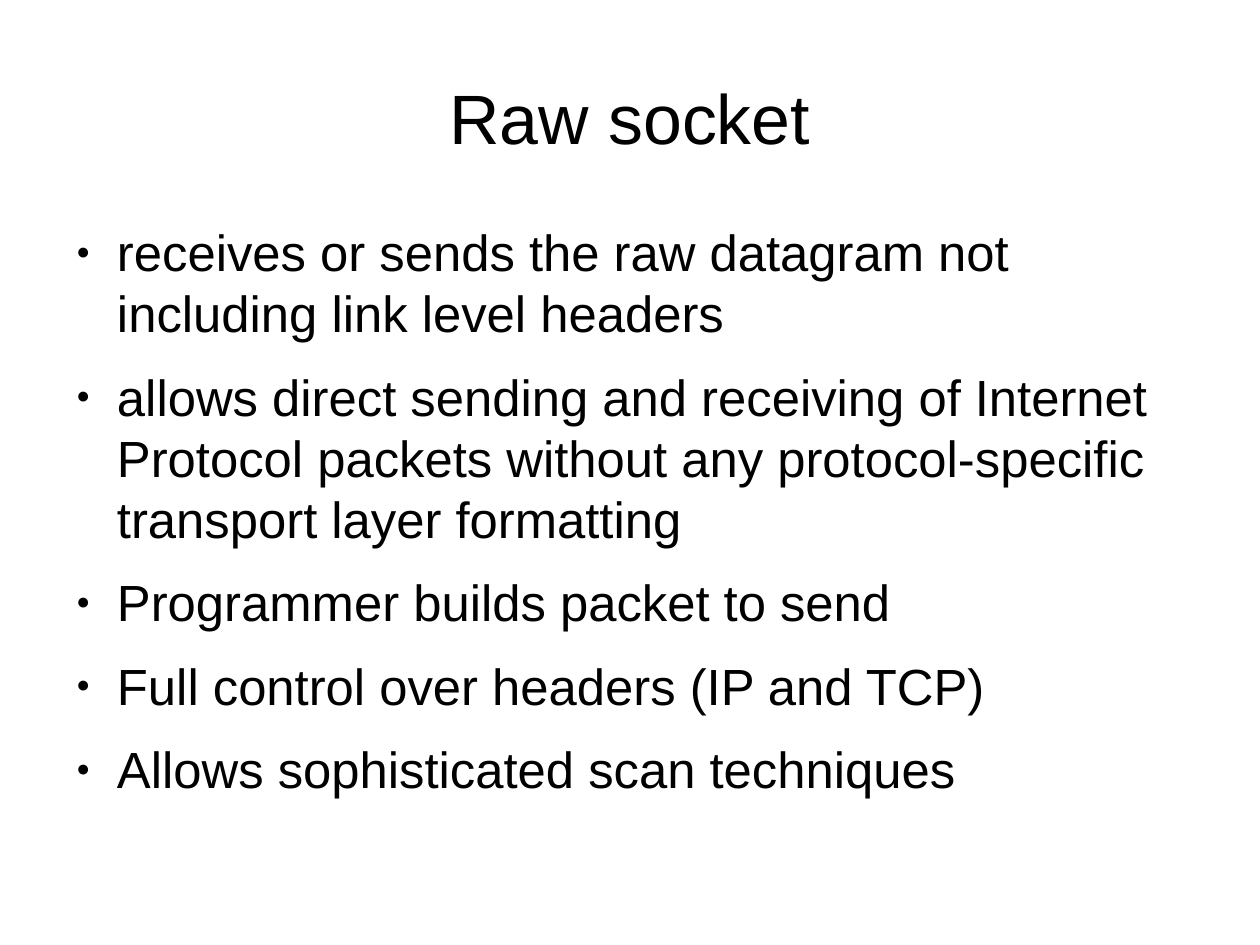
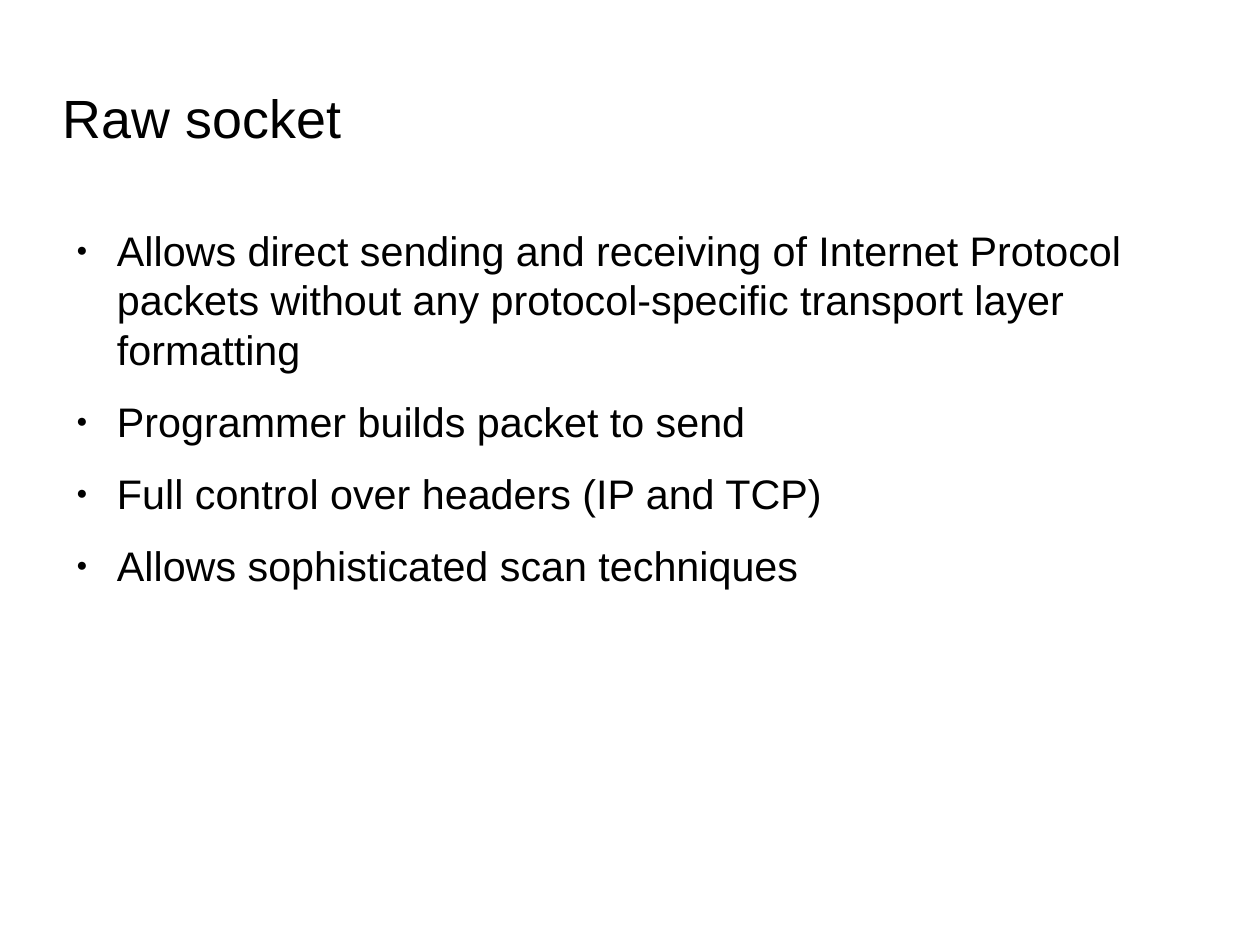
Before and after one commit to herrBez/PortScanner, a slide deck: slide 11 of slides/Untitled 1.odp (slide 10 before the commit). Drawn at 1260x945 pixels with LibreOffice and Linux fonts; fonts in the diff are those of the drawing; background and template pictures are left out. Boxes give left, top, right and bottom in pixels: in the first picture for what was removed or moved away, otherwise in the second. Text is boxed around its words. In the diff, an @@ line names an element or a change of style, - is before the commit and + after.

```diff
--- a/slides/Untitled 1.odp
+++ b/slides/Untitled 1.odp
@@ title "Raw socket": place and size @@
-title "Raw socket" at [449, 93, 810, 145]
+title "Raw socket" at [63, 99, 342, 139]
@@ title "Raw socket" at [63, 99, 342, 139]: size 44 to 33.9 pt; alignment centre to left @@
@@ text at [117, 236, 1121, 373]: text changed; size 32 to 26 pt @@
-● receives or sends the raw datagram not including link level headers
-● allows direct sending and receiving of Internet Protocol packets without any protocol-specific transport layer formatting
+● Allows direct sending and receiving of Internet Protocol packets without any protocol-specific transport layer formatting
@@ text at [117, 407, 821, 589]: size 32 to 26 pt in "Programmer builds packet to send", "Full control over headers (IP and TCP)", "Allows sophisticated scan techniques" @@
```
Also in this commit, not shown: 12 other slides changed, 3 slides added, 4 other files.
